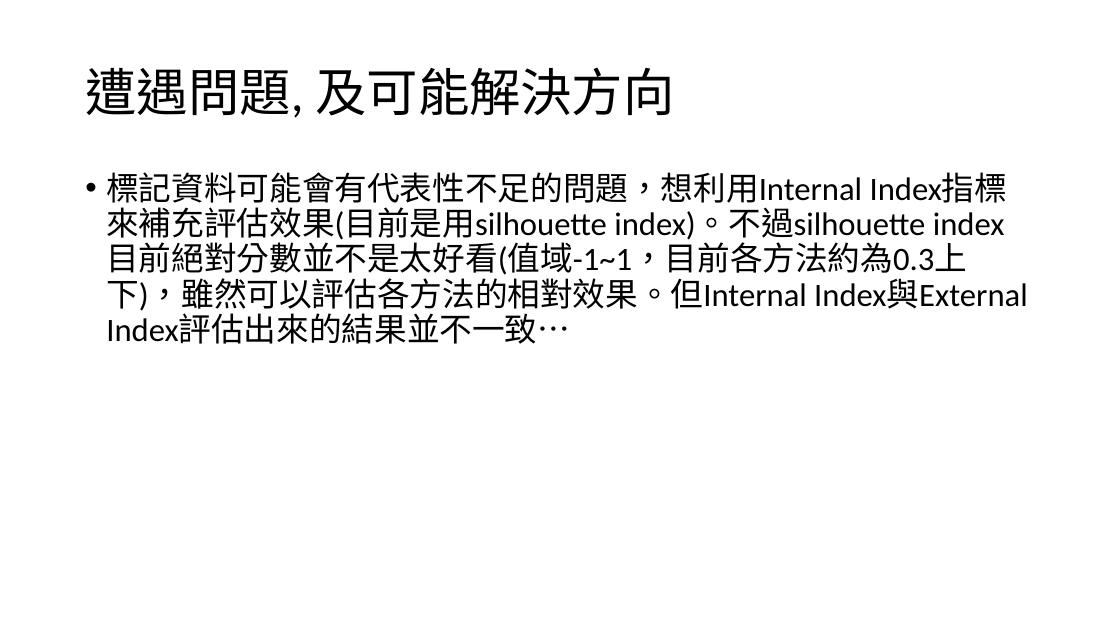
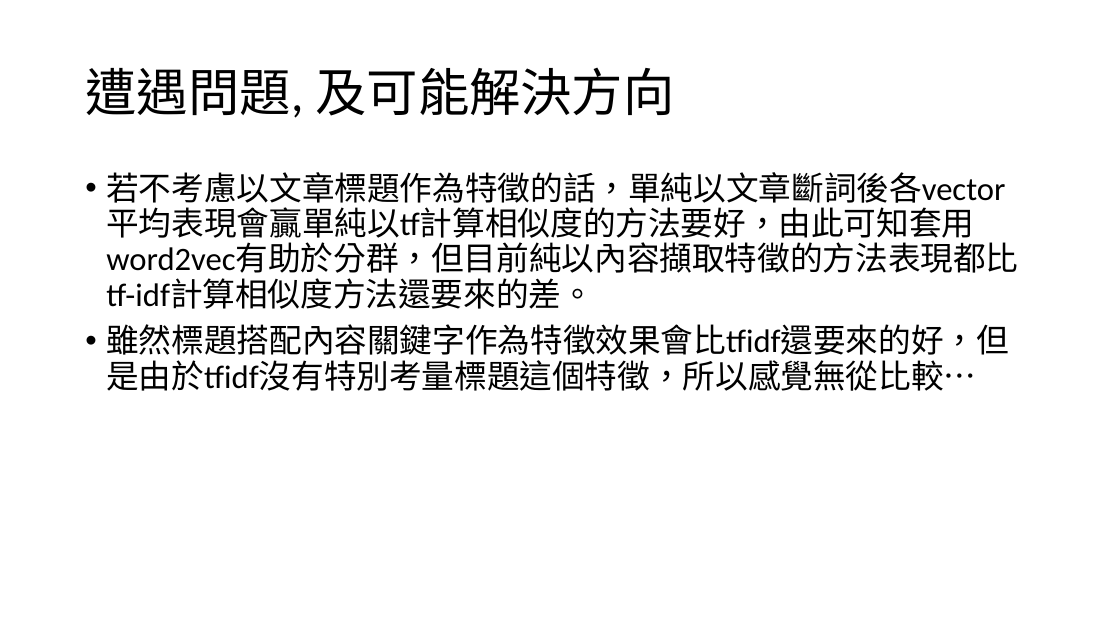
Before and after one commit to ZhongTing/HotTopicDetection, a slide deck: slide 4 of Hot-Topic-Detection.pptx. Drawn at 1120x630 pixels with LibreOffice and Linux fonts; fonts in the diff are those of the drawing. Boxes give left, top, right and bottom in pixels: in the first picture for what was removed or moved away, otherwise in the second. Text is boxed around its words. In the diff, an @@ line names an element or a change of style, - is before the commit and + after.

```diff
--- a/Hot-Topic-Detection.pptx
+++ b/Hot-Topic-Detection.pptx
@@ text at (x1=106, y1=172, x2=1018, y2=391): text changed @@
-• 標記資料可能會有代表性不足的問題，想利用Internal Index指標來補充評估效果(目前是用silhouette index)。不過silhouette index目前絕對分數並不是太好看(值域-1~1，目前各方法約為0.3上下)，雖然可以評估各方法的相對效果。但Internal Index與External Index評估出來的結果並不一致…
+• 若不考慮以文章標題作為特徵的話，單純以文章斷詞後各vector平均表現會贏單純以tf計算相似度的方法要好，由此可知套用word2vec有助於分群，但目前純以內容擷取特徵的方法表現都比tf-idf計算相似度方法還要來的差。
+• 雖然標題搭配內容關鍵字作為特徵效果會比tfidf還要來的好，但是由於tfidf沒有特別考量標題這個特徵，所以感覺無從比較…
```
Also in this commit, not shown: 5 other slides changed, 24 slides removed, 1 other file.
